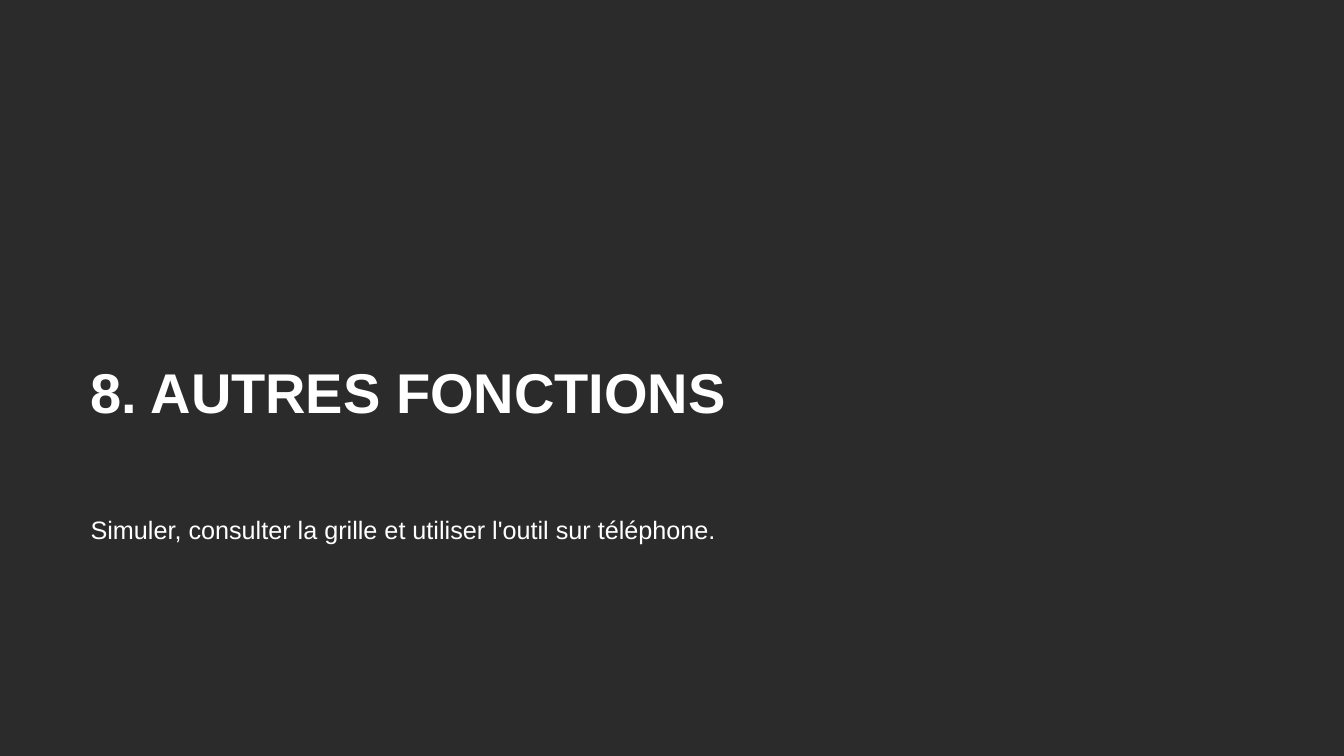
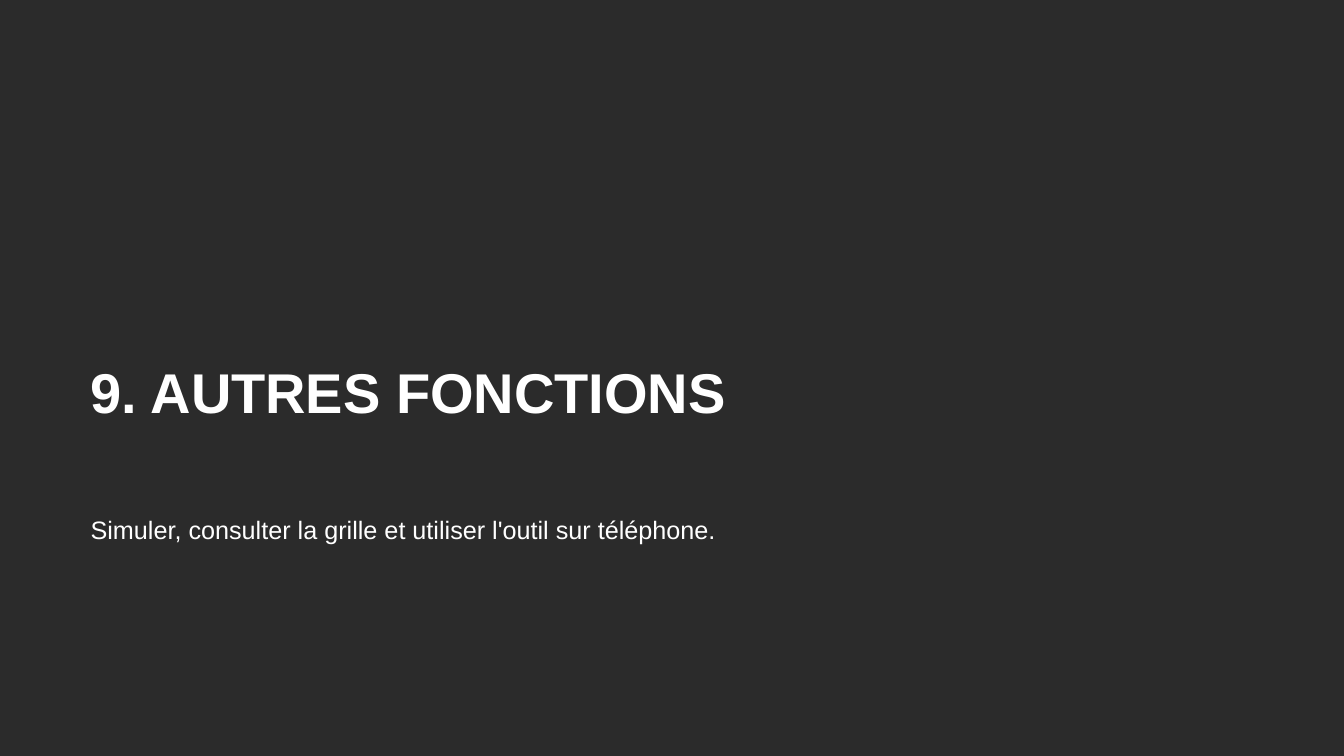
Before and after one commit to tariqeddoumi/Entreprise-scoring-cl, a slide deck: slide 75 of docs/guides/Guide_utilisateur_outil_notation.pptx (slide 57 before the commit). Drawn at 1344x756 pixels with LibreOffice and Linux fonts; fonts in the diff are those of the drawing; background and template pictures are left out; a plain dark background stands for a picture behind light text. Boxes give left, top, right and bottom in pixels: in the first picture for what was removed or moved away, otherwise in the second. Text is boxed around its words. In the diff, an @@ line names an element or a change of style, - is before the commit and + after.

```diff
--- a/docs/guides/Guide_utilisateur_outil_notation.pptx
+++ b/docs/guides/Guide_utilisateur_outil_notation.pptx
@@ title at (91,374,725,414): text changed @@
-8. AUTRES FONCTIONS
+9. AUTRES FONCTIONS
```
Also in this commit, not shown: 14 other slides changed, 24 slides added, 1 other file.
